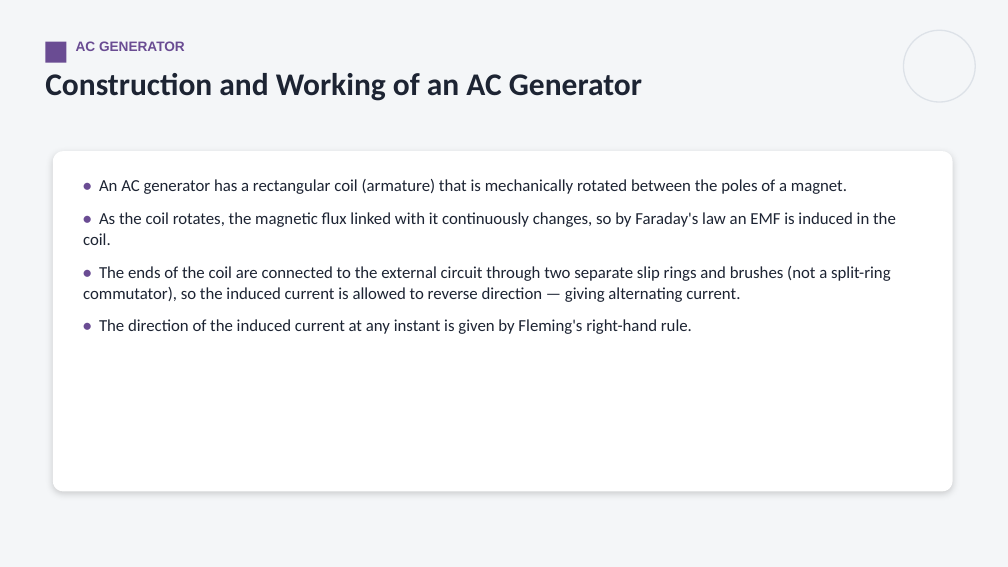
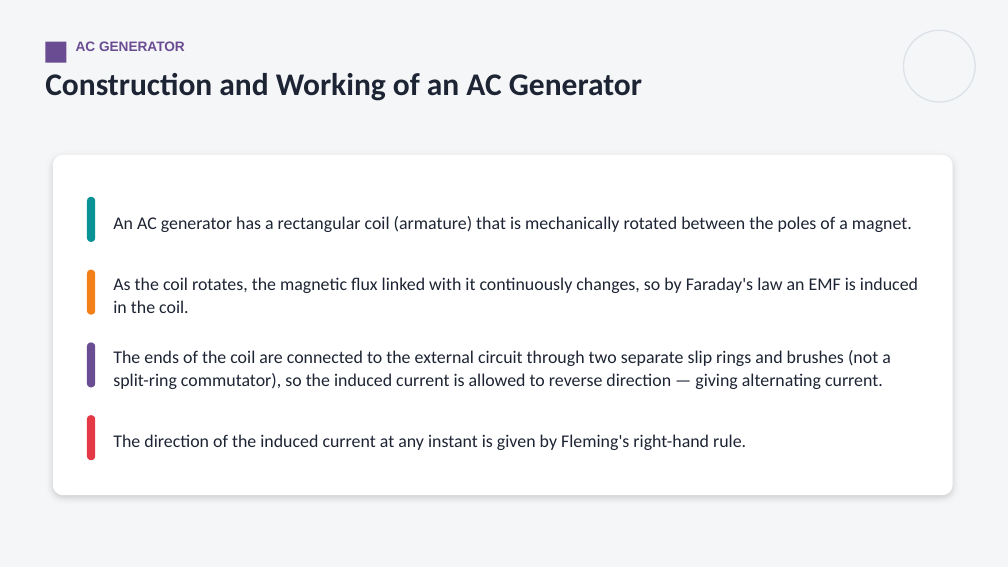
Before and after one commit to parmeshwars2911/MyFirstAR, a slide deck: slide 18 of ppt/MH_Grade10/MH10_S45_Effects_of_Electric_Current_3.pptx. Drawn at 1008x567 pixels with LibreOffice and Linux fonts; fonts in the diff are those of the drawing. Boxes give left, top, right and bottom in pixels: in the first picture for what was removed or moved away, otherwise in the second. Text is boxed around its words. In the diff, an @@ line names an element or a change of style, - is before the commit and + after.

```diff
--- a/ppt/MH_Grade10/MH10_S45_Effects_of_Electric_Current_3.pptx
+++ b/ppt/MH_Grade10/MH10_S45_Effects_of_Electric_Current_3.pptx
@@ rounded rectangle moved from (x1=53, y1=151, x2=953, y2=492) to (x1=53, y1=155, x2=953, y2=495) @@
@@ rounded rectangle added at (x1=87, y1=197, x2=95, y2=242), fill #0A9396 @@
@@ text added at (x1=113, y1=216, x2=912, y2=232), 17 pt, text #1D2433 @@
+An AC generator has a rectangular coil (armature) that is mechanically rotated between the poles of a magnet.
@@ rounded rectangle added at (x1=87, y1=270, x2=95, y2=315), fill #F4801A @@
@@ text added at (x1=113, y1=277, x2=918, y2=313), 17 pt, text #1D2433 @@
+As the coil rotates, the magnetic flux linked with it continuously changes, so by Faraday's law an EMF is induced in the coil.
@@ rounded rectangle added at (x1=87, y1=343, x2=95, y2=388), fill #6A4C93 @@
@@ text at (x1=113, y1=350, x2=891, y2=389): text changed; size 16 to 17 pt @@
-• An AC generator has a rectangular coil (armature) that is mechanically rotated between the poles of a magnet.
-• As the coil rotates, the magnetic flux linked with it continuously changes, so by Faraday's law an EMF is induced in the coil.
-• The ends of the coil are connected to the external circuit through two separate slip rings and brushes (not a split-ring commutator), so the induced current is allowed to reverse direction — giving alternating current.
-• The direction of the induced current at any instant is given by Fleming's right-hand rule.
+The ends of the coil are connected to the external circuit through two separate slip rings and brushes (not a split-ring commutator), so the induced current is allowed to reverse direction — giving alternating current.
@@ text "The ends of the coil ..." at (x1=113, y1=350, x2=891, y2=389): vertical alignment top to middle @@
@@ rounded rectangle added at (x1=87, y1=415, x2=95, y2=461), fill #E63946 @@
@@ text added at (x1=113, y1=434, x2=746, y2=450), 17 pt, text #1D2433 @@
+The direction of the induced current at any instant is given by Fleming's right-hand rule.
```
Also in this commit, not shown: 3 other slides changed, 12 other files.
